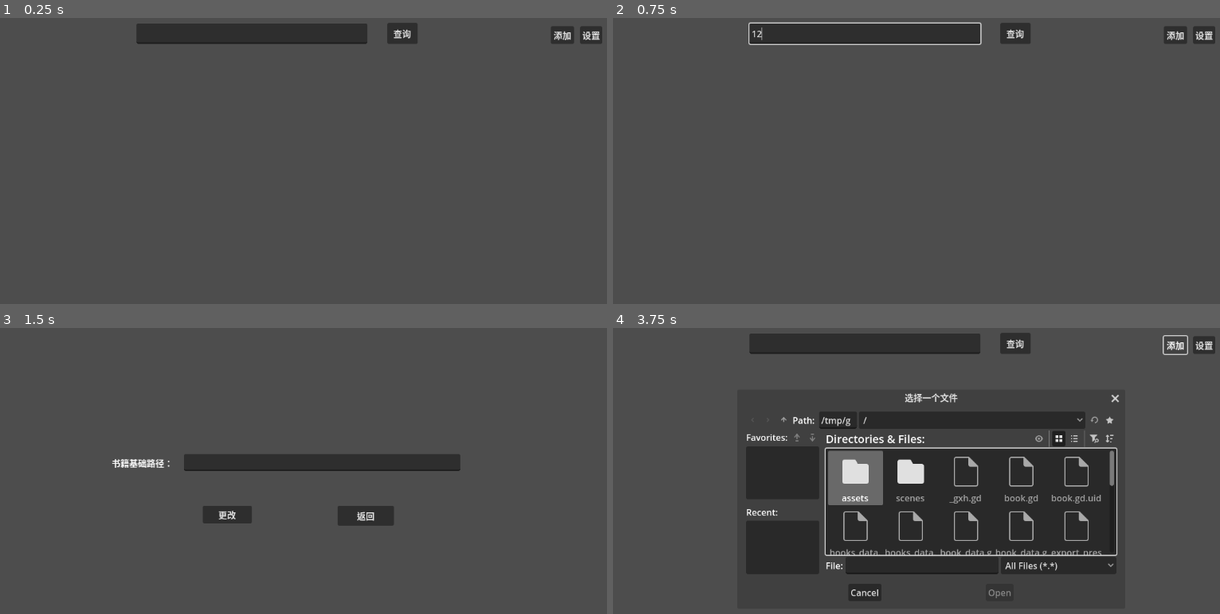
Above: before the commit, frames 1-4 (two rows, left to right).
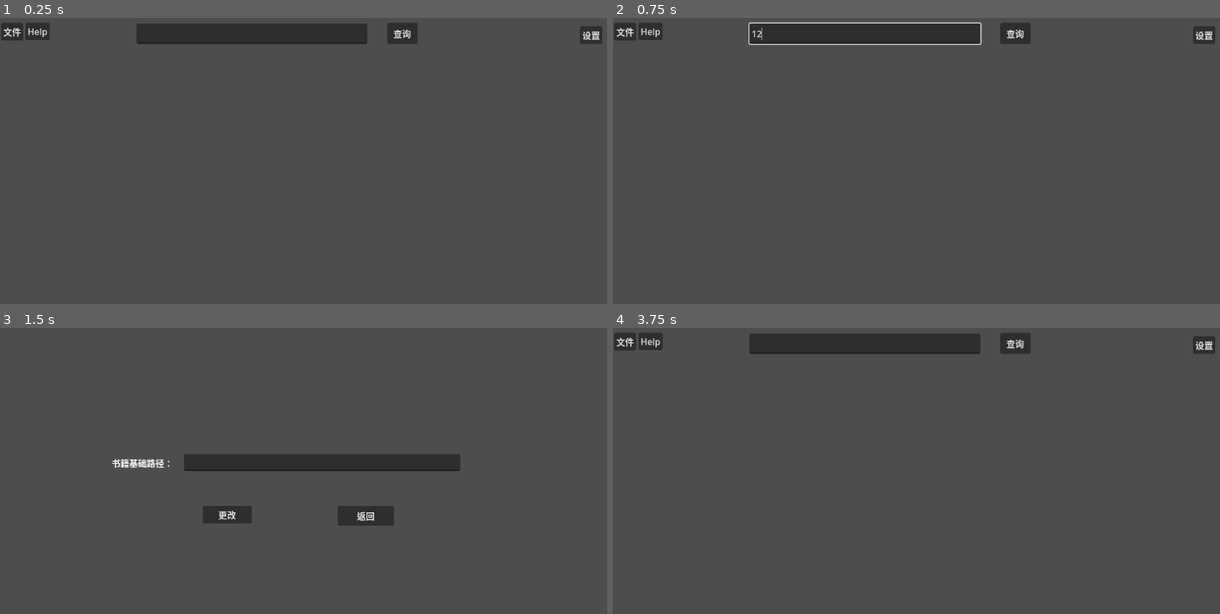
Above: after the commit, the same moments.

Repository: Yinguiqi/LifeLibrary
Game: Godot game, scene res://scenes/main.tscn
Same seed, same stepped clock (60 frames per second), same inputs: the game is played once before the commit and once after it. The engine's default icon, where the game draws it, is replaced by a stand-in: a white triangle on a blue panel in a dark square.
Inputs (mouse positions are in pixels of both pictures, inside the frame that each line leads up to):
- Up to frame 1 (0.25 s): no input
- Up to frame 2 (0.75 s): click (867, 32) at 0.52 s; type "12" at 0.6 s
- Up to frame 3 (1.5 s): click "设置" at 1.25 s
- Up to frame 4 (3.75 s): click (934, 462) at 2.02 s; type "12" at 2.1 s; click "更改" at 2.75 s; click (1177, 345) at 3.5 s, where only the run before the commit has a clickable "添加"

The runs differ from the first frame. In frame 1, 0.6% of the frame differs, in the area x 0-95%, y 1-9%; in frame 2, 0.6%; in frame 3, nothing differs; in frame 4, 29%, in the area x 0-95%, y 1-96%.

Commit message:
把添加按钮删了，打算学着做一下菜单栏

Diff:
--- a/main.gd
+++ b/main.gd
@@ -1,6 +1,6 @@
 extends Control
 
-@onready var books_container = $BooksContainer
+@onready var books_container = $VBoxContainer/BooksContainer
 @onready var BookScene := preload("res://scenes/book.tscn")
 const CONFIG_PATH := "user://config.ini"
 const JSON_PATH = "user://books_data.json"
@@ -88,13 +88,6 @@
 		# 调用专门的创建函数
 		_create_book_node_from_data(data, i)
 
-func create_new_book(path: String):
-	# 第一步：实例化 book
-	var new_book = BookScene.instantiate()
-
-	new_book.rel_path = path
-
-	return new_book
 
 # --- 专门用于从数据创建节点的函数 ---
 # 参数 data: 包含书本信息的字典
@@ -157,6 +150,6 @@
 
 	print("书架过滤完成，显示书籍数量: ", books_to_display.size())
 
-
+# 关闭3d监看器按钮
 func _on_close_3DMonitor_button_pressed() -> void:
 	$PanelContainer.visible = false
--- a/scenes/add_book.gd
+++ /dev/null
@@ -1,53 +0,0 @@
-extends Button
-
-const CONFIG_PATH := "user://config.ini"
-@onready var main := $".."
-
-func _on_pressed() -> void:
-	var dialog := FileDialog.new()
-	dialog.file_mode = FileDialog.FILE_MODE_OPEN_FILE
-	dialog.access = FileDialog.ACCESS_FILESYSTEM
-	dialog.current_dir = BookData.base_path  # ← 指定打开的文件夹
-	dialog.title = "选择一个文件"
-	add_child(dialog)
-	dialog.popup_centered()
-
-	dialog.file_selected.connect(_on_file_selected)
-
-# 把绝对路径改成相对路径并生成书籍且保存数据到ini
-func _on_file_selected(path: String):
-	var pathx = get_relative_path(path)
-	print("相对路径: ", pathx)
-	# 1. 创建并排列新书
-	var new_book = main.create_new_book(pathx)
-
-	# 2. 保存到 INI
-	save_book_to_config(new_book.book_id, pathx)
-	get_tree().change_scene_to_file("res://scenes/Main.tscn")
-
-# 保存数据到ini
-func save_book_to_config(book_id: String, rel_pathx: String):
-	var config := ConfigFile.new()
-	config.load(CONFIG_PATH)
-
-	# 写入到 [books] 分组
-	config.set_value(book_id,"id", book_id)
-	var book_name = rel_pathx.get_file().get_basename()
-	config.set_value(book_id,"name", book_name)
-	config.set_value(book_id,"rel_path", rel_pathx)
-	config.set_value(book_id,"book_texture", "res://assets/book_texture/1.png")
-
-	config.save(CONFIG_PATH)
-	var texture_path = "res://assets/book_texture/1.png"
-	LibraryManager.add_new_book(rel_pathx,texture_path)
-	print("已保存到 INI：", book_id, " → ", rel_pathx)
-
-# 把绝对路径改成相对路径的方法
-func get_relative_path(abs_path: String) -> String:
-	if not BookData.base_path.ends_with("/"):
-		BookData.base_path += "/"
-
-	# Godot 字符串处理
-	if abs_path.begins_with(BookData.base_path):
-		return abs_path.replace(BookData.base_path, "")
-	return abs_path  # 不在 base_path 下就直接返回原路径
--- /dev/null
+++ b/scenes/book_menu_bar.gd
@@ -0,0 +1,54 @@
+# BookMenuBar.gd
+extends Control  # ← 注意：继承 Control，不是 MenuBar
+
+@onready var file_menu: PopupMenu = $MenuBar/File
+@onready var help: PopupMenu = $MenuBar/Help
+@onready var menu_bar: MenuBar = $MenuBar  # 引用实际的 MenuBar
+
+func _ready():
+	setup_menus()
+
+func setup_menus():
+	file_menu.name = "文件"
+	file_menu.add_item("新建书籍", 100)
+	file_menu.id_pressed.connect(_on_file_menu_selected)
+
+# ========== 信号处理方法 ==========
+func _on_file_menu_selected(id: int) -> void:
+	# 发射具体信号（方便主场景连接）
+	match id:
+		100:
+			file_new_selected()
+
+
+func file_new_selected() -> void:
+	print(111)
+	var dialog := FileDialog.new()
+	dialog.file_mode = FileDialog.FILE_MODE_OPEN_FILE
+	dialog.access = FileDialog.ACCESS_FILESYSTEM
+	dialog.current_dir = BookData.base_path  # ← 指定打开的文件夹
+	dialog.title = "选择一个文件"
+	add_child(dialog)
+	dialog.popup_centered()
+
+	dialog.file_selected.connect(_add_book_on_file_selected)
+
+# 把绝对路径改成相对路径并生成书籍且保存数据到JSON
+func _add_book_on_file_selected(path: String):
+	var pathx = get_relative_path(path)
+
+	# 2. 保存到 JSON
+	var texture_path = "res://assets/book_texture/1.png"
+	LibraryManager.add_new_book(pathx,texture_path)
+	print("已保存到 JSON：", " → ", pathx)
+	get_tree().change_scene_to_file("res://scenes/Main.tscn")
+
+# 把绝对路径改成相对路径的方法
+func get_relative_path(abs_path: String) -> String:
+	if not BookData.base_path.ends_with("/"):
+		BookData.base_path += "/"
+
+	# Godot 字符串处理
+	if abs_path.begins_with(BookData.base_path):
+		return abs_path.replace(BookData.base_path, "")
+	return abs_path  # 不在 base_path 下就直接返回原路径
--- a/scenes/main.tscn
+++ b/scenes/main.tscn
@@ -1,7 +1,7 @@
 [gd_scene load_steps=4 format=3 uid="uid://cbduiy1roxwfh"]
 
 [ext_resource type="Script" uid="uid://cytatwo3b6230" path="res://main.gd" id="1_ig7tw"]
-[ext_resource type="Script" uid="uid://kp10dbb5114g" path="res://scenes/add_book.gd" id="4_jyhfs"]
+[ext_resource type="Script" uid="uid://b2j17hymxy7wa" path="res://scenes/book_menu_bar.gd" id="2_sugp2"]
 
 [sub_resource type="RectangleShape2D" id="RectangleShape2D_0wfyh"]
 size = Vector2(1130, 46)
@@ -11,37 +11,40 @@
 anchors_preset = 0
 script = ExtResource("1_ig7tw")
 
-[node name="BooksContainer" type="Control" parent="."]
-anchors_preset = 0
-offset_left = 99.0
-offset_top = 74.0
-offset_right = 99.0
-offset_bottom = 74.0
+[node name="VBoxContainer" type="VBoxContainer" parent="."]
+layout_mode = 0
+offset_left = 3.0
+offset_top = 56.0
+offset_right = 43.0
+offset_bottom = 96.0
 
-[node name="Set" type="Button" parent="."]
+[node name="BookMenuBar" type="Control" parent="VBoxContainer"]
+layout_mode = 2
+script = ExtResource("2_sugp2")
+
+[node name="MenuBar" type="MenuBar" parent="VBoxContainer/BookMenuBar"]
 layout_mode = 0
-offset_left = 1050.0
-offset_top = 15.0
-offset_right = 1090.0
-offset_bottom = 46.0
-text = "设置"
+offset_left = -1.0
+offset_top = -47.0
+offset_right = 231.0
+offset_bottom = -16.0
+
+[node name="File" type="PopupMenu" parent="VBoxContainer/BookMenuBar/MenuBar"]
+oversampling_override = 1.0
+
+[node name="Help" type="PopupMenu" parent="VBoxContainer/BookMenuBar/MenuBar"]
+
+[node name="BooksContainer" type="Control" parent="VBoxContainer"]
+layout_mode = 2
 
 [node name="UI" type="Control" parent="."]
+visible = false
 anchors_preset = 0
 offset_right = 40.0
 offset_bottom = 40.0
 
 [node name="PopupMenu" type="PopupMenu" parent="UI"]
 oversampling_override = 1.0
-
-[node name="AddBook" type="Button" parent="."]
-layout_mode = 0
-offset_left = 997.0
-offset_top = 15.0
-offset_right = 1039.0
-offset_bottom = 46.0
-text = "添加"
-script = ExtResource("4_jyhfs")
 
 [node name="FindBookInput" type="LineEdit" parent="."]
 layout_mode = 0
@@ -59,6 +62,7 @@
 text = "查询"
 
 [node name="RigidBody2D" type="RigidBody2D" parent="."]
+visible = false
 
 [node name="CollisionShape2D" type="CollisionShape2D" parent="RigidBody2D"]
 position = Vector2(577, 458)
@@ -91,7 +95,14 @@
 size_flags_vertical = 0
 text = "关闭"
 
-[connection signal="pressed" from="Set" to="." method="_on_button_pressed"]
-[connection signal="pressed" from="AddBook" to="AddBook" method="_on_pressed"]
+[node name="Set" type="Button" parent="."]
+layout_mode = 0
+offset_left = 1050.0
+offset_top = 15.0
+offset_right = 1090.0
+offset_bottom = 46.0
+text = "设置"
+
 [connection signal="pressed" from="FindBook" to="." method="_on_find_book_pressed"]
 [connection signal="pressed" from="PanelContainer/CloseButton" to="." method="_on_close_3DMonitor_button_pressed"]
+[connection signal="pressed" from="Set" to="." method="_on_button_pressed"]
--- a/texture_button.gd
+++ b/texture_button.gd
@@ -1,12 +1,12 @@
 extends TextureButton
 
-@onready var menu := $"../../../UI/PopupMenu"
+@onready var menu := $"../../../../UI/PopupMenu"
 @onready var book := $".."
 @export var book_id : String
 const CONFIG_PATH := "user://config.ini"
 const MONITOR_SCENE = preload("res://scenes/3DMonitor.tscn")
-@onready var sub_viewport = $"../../../PanelContainer/SubViewportContainer/SubViewport"
-@onready var panel_container = $"../../../PanelContainer"
+@onready var sub_viewport = $"../../../../PanelContainer/SubViewportContainer/SubViewport"
+@onready var panel_container = $"../../../../PanelContainer"
 
 # 左键按钮
 func _on_pressed() -> void:
Not shown, removed: scenes/add_book.gd.uid
Not shown, added: scenes/book_menu_bar.gd.uid
